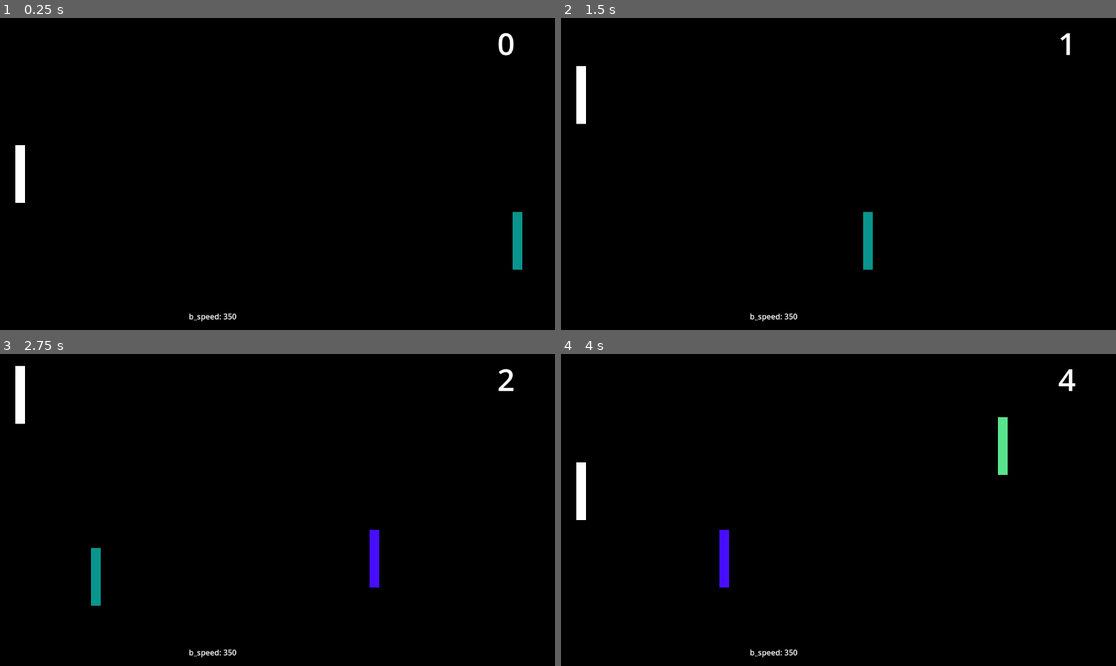
Above: before the commit, frames 1-4 (two rows, left to right).
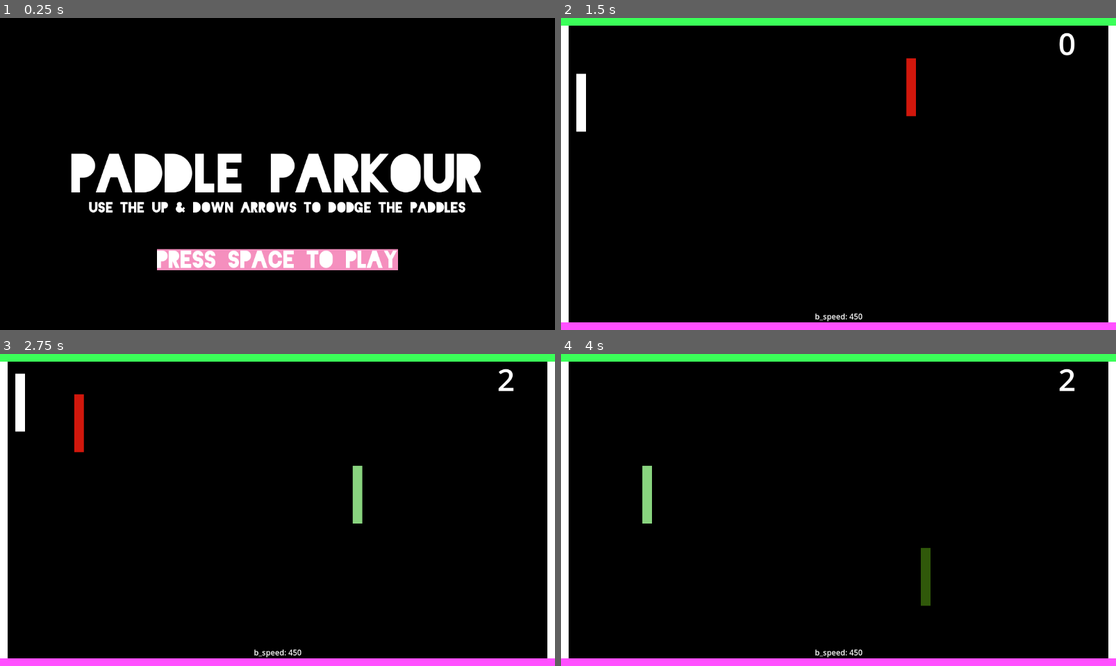
Above: after the commit, the same moments.

Repository: nathanaltice/CMPM-120-Godot-Project-Repository
Game: Godot game, scene res://scenes/main.tscn
Same seed, same stepped clock (60 frames per second), same inputs: the game is played once before the commit and once after it.
Inputs:
- Up to frame 1 (0.25 s): no input
- Up to frame 2 (1.5 s): tap Space (menu_select, bound only after the commit) at 0.5 s; hold Up (paddle_up) 0.53-1.28 s; hold Down (paddle_down) from 1.28 s (still down)
- Up to frame 3 (2.75 s): release Down (paddle_down) at 2.03 s; hold Up (paddle_up) from 2.03 s (still down)
- Up to frame 4 (4 s): release Up (paddle_up) at 3.53 s; hold Down (paddle_down) from 3.53 s (still down)

The runs differ from the first frame. In frame 1, 11% of the frame differs, in the area x 2-95%, y 4-98%; in frame 2, 8.6%; in frame 3, 9.1%; in frame 4, 9.5%.

Commit message:
Paddle Parkour features
Scene switching, color-changing borders, and screen shaking implemented

Diff:
--- a/class_examples/paddle-parkour/project.godot
+++ b/class_examples/paddle-parkour/project.godot
@@ -33,6 +33,12 @@
 , Object(InputEventKey,"resource_local_to_scene":false,"resource_name":"","device":-1,"window_id":0,"alt_pressed":false …(183 unchanged characters)…
 ]
 }
+menu_select={
+"deadzone": 0.5,
+"events": [Object(InputEventKey,"resource_local_to_scene":false,"resource_name":"","device":-1,"window_id":0,"alt_pressed":false,"shift_pressed":false,"ctrl_pressed":false,"meta_pressed":false,"pressed":false,"keycode":0,"physical_keycode":32,"key_label":0,"unicode":32,"location":0,"echo":false,"script":null)
+, Object(InputEventKey,"resource_local_to_scene":false,"resource_name":"","device":-1,"window_id":0,"alt_pressed":false,"shift_pressed":false,"ctrl_pressed":false,"meta_pressed":false,"pressed":false,"keycode":0,"physical_keycode":4194309,"key_label":0,"unicode":0,"location":0,"echo":false,"script":null)
+]
+}
 
 [physics]
 
--- a/class_examples/paddle-parkour/scenes/barrier.gd
+++ b/class_examples/paddle-parkour/scenes/barrier.gd
@@ -32,7 +32,7 @@
 	barrier_speed = speed
 	# set x and (random) y-position
 	position.x = window_size.x
-	position.y = randi_range(0, window_size.y - barrier_size.y)
+	position.y = randf_range(16, window_size.y - barrier_size.y - 16)
 	# randomize color
 	var rand_color = Color(randf(), randf(), randf(), 1)
 	$ColorRect.color = rand_color
--- /dev/null
+++ b/class_examples/paddle-parkour/scenes/camera_2d.gd
@@ -0,0 +1,27 @@
+# camera shake code from 'Godot 4 Camera Shake Tutorial': https://www.youtube.com/watch?v=LGt-jjVf-ZU
+
+extends Camera2D
+
+@export var randomStrength : float = 15
+@export var shakeFade : float = 5.0
+
+var rng = RandomNumberGenerator.new()
+var shake_strength : float = 0.0
+
+
+func _ready() -> void:
+	pass
+
+
+func apply_shake():
+	shake_strength = randomStrength
+
+
+func _process(delta: float) -> void:
+	if shake_strength > 0:
+		shake_strength = lerpf(shake_strength, 0, shakeFade * delta)
+		offset = randomOffset()
+
+
+func randomOffset() -> Vector2:
+	return Vector2(rng.randf_range(-shake_strength, shake_strength), rng.randf_range(-shake_strength, shake_strength))
--- a/class_examples/paddle-parkour/scenes/main.gd
+++ b/class_examples/paddle-parkour/scenes/main.gd
@@ -1,73 +1,11 @@
 extends Node
 
 
-var window_size : Vector2
-var player_paddle : PackedScene
-var player
-var barrier_paddle : PackedScene
-@export var barrier_speed : int = 350
-@export var barrier_speed_increment : int = 25
-var survival_time : int
+var menu_scene : PackedScene
 
 
 func _ready() -> void:
-	randomize()
-
-	# get our dimensions
-	window_size = get_window().size
-
-	# preload scenes
-	player_paddle = preload("res://scenes/paddle.tscn")
-	barrier_paddle = preload("res://scenes/barrier.tscn")
-
-	# initialize game variables
-	survival_time = 0
-
-	# connect to custom signal(s)
-	Signalbus.player_death.connect(_game_over)
-
-	# start game
-	game_start()
-
-
-func _process(delta: float) -> void:
-	pass
-
-
-func game_start():
-	initialize_paddle()
-	spawn_barrier()
-	$SurvivalTimer.start()
-
-	# debug
-	$HUD/DebugBSpeed.text = "b_speed: " + str(barrier_speed)
-
-
-func _game_over():
-	print('game over')
-	$SurvivalTimer.stop()
-
-
-func initialize_paddle():
-	player = player_paddle.instantiate()
-	add_child(player)
-	player.position_paddle()
-
-
-func spawn_barrier():
-	var barrier = barrier_paddle.instantiate()
-	add_child(barrier)
-	barrier.initialize_barrier(barrier_speed)
-
-
-func _on_survival_timer_timeout() -> void:
-	# update survival time
-	survival_time += 1
-	$HUD/SurvivalTime.text = str(survival_time)
-
-	# check for barrier speed up
-	if survival_time % 5 == 0:
-		barrier_speed += barrier_speed_increment
-
-		# debug
-		$HUD/DebugBSpeed.text = "b_speed: " + str(barrier_speed)
+	# get menu scene ready
+	menu_scene = preload("res://scenes/menu.tscn")
+	var menu = menu_scene.instantiate()
+	add_child(menu)
--- a/class_examples/paddle-parkour/scenes/main.tscn
+++ b/class_examples/paddle-parkour/scenes/main.tscn
@@ -4,29 +4,3 @@
 
 [node name="Main" type="Node"]
 script = ExtResource("1_pjkq5")
-
-[node name="Background" type="ColorRect" parent="."]
-offset_right = 1152.0
-offset_bottom = 648.0
-color = Color(0, 0, 0, 1)
-
-[node name="SurvivalTimer" type="Timer" parent="."]
-
-[node name="HUD" type="CanvasLayer" parent="."]
-
-[node name="SurvivalTime" type="Label" parent="HUD"]
-offset_left = 1032.0
-offset_top = 8.0
-offset_right = 1072.0
-offset_bottom = 96.0
-theme_override_font_sizes/font_size = 64
-text = "0"
-
-[node name="DebugBSpeed" type="Label" parent="HUD"]
-offset_left = 392.0
-offset_top = 608.0
-offset_right = 460.0
-offset_bottom = 631.0
-text = "b_speed:"
-
-[connection signal="timeout" from="SurvivalTimer" to="." method="_on_survival_timer_timeout"]
--- /dev/null
+++ b/class_examples/paddle-parkour/scenes/menu.gd
@@ -0,0 +1,11 @@
+extends Node
+
+
+func _ready() -> void:
+	pass
+
+
+func _process(delta: float) -> void:
+	# handle player input
+	if Input.is_action_just_pressed("menu_select"):
+		get_tree().change_scene_to_file("res://scenes/play.tscn")	# change to play scene
--- /dev/null
+++ b/class_examples/paddle-parkour/scenes/menu.tscn
@@ -0,0 +1,73 @@
+[gd_scene load_steps=4 format=3 uid="uid://bmpgsgdjvpllc"]
+
+[ext_resource type="Script" path="res://scenes/menu.gd" id="1_i4s4w"]
+[ext_resource type="FontFile" uid="uid://cv3k2uk2li8jv" path="res://assets/type/Blackout-Midnight.ttf" id="1_kaxfx"]
+
+[sub_resource type="StyleBoxFlat" id="StyleBoxFlat_o2qr4"]
+bg_color = Color(0.959066, 0.55964, 0.744799, 1)
+
+[node name="Menu" type="Node"]
+script = ExtResource("1_i4s4w")
+
+[node name="ColorRect" type="ColorRect" parent="."]
+offset_right = 1152.0
+offset_bottom = 648.0
+color = Color(0, 0, 0, 1)
+
+[node name="Control" type="Control" parent="."]
+layout_mode = 3
+anchors_preset = 0
+offset_right = 1152.0
+offset_bottom = 648.0
+
+[node name="Title" type="Label" parent="Control"]
+layout_mode = 1
+anchors_preset = 8
+anchor_left = 0.5
+anchor_top = 0.5
+anchor_right = 0.5
+anchor_bottom = 0.5
+offset_left = -20.0
+offset_top = -11.5
+offset_right = 20.0
+offset_bottom = 11.5
+grow_horizontal = 2
+grow_vertical = 2
+theme_override_fonts/font = ExtResource("1_kaxfx")
+theme_override_font_sizes/font_size = 108
+text = "Paddle Parkour"
+
+[node name="Prompt" type="Label" parent="Control"]
+layout_mode = 1
+anchors_preset = 7
+anchor_left = 0.5
+anchor_top = 1.0
+anchor_right = 0.5
+anchor_bottom = 1.0
+offset_left = -250.0
+offset_top = -168.0
+offset_right = 250.0
+offset_bottom = -124.0
+grow_horizontal = 2
+grow_vertical = 0
+theme_override_fonts/font = ExtResource("1_kaxfx")
+theme_override_font_sizes/font_size = 48
+theme_override_styles/normal = SubResource("StyleBoxFlat_o2qr4")
+text = "Press space to play"
+
+[node name="Instructions" type="Label" parent="Control"]
+layout_mode = 1
+anchors_preset = 7
+anchor_left = 0.5
+anchor_top = 1.0
+anchor_right = 0.5
+anchor_bottom = 1.0
+offset_left = -391.5
+offset_top = -268.0
+offset_right = 391.5
+offset_bottom = -241.0
+grow_horizontal = 2
+grow_vertical = 0
+theme_override_fonts/font = ExtResource("1_kaxfx")
+theme_override_font_sizes/font_size = 30
+text = "Use the up & down arrows to dodge the paddles"
--- a/class_examples/paddle-parkour/scenes/paddle.gd
+++ b/class_examples/paddle-parkour/scenes/paddle.gd
@@ -26,7 +26,7 @@
 	move_and_collide(direction * speed * delta)
 
 	# limit player's vertical paddle position
-	position.y = clamp(position.y, 0, window_size.y - paddle_size.y)
+	position.y = clamp(position.y, 16, window_size.y - paddle_size.y - 16)
 
 
 # places player paddle at center left edge of the screen
--- /dev/null
+++ b/class_examples/paddle-parkour/scenes/play.gd
@@ -0,0 +1,80 @@
+extends Node2D
+
+var window_size : Vector2
+var player_paddle : PackedScene
+var player
+var barrier_paddle : PackedScene
+@export var barrier_speed : int = 450
+@export var barrier_speed_increment : int = 25
+var survival_time : int
+
+
+func _ready() -> void:
+	randomize()
+
+	# get our dimensions
+	window_size = get_window().size
+
+	# preload scenes
+	player_paddle = preload("res://scenes/paddle.tscn")
+	barrier_paddle = preload("res://scenes/barrier.tscn")
+
+	# initialize game variables
+	survival_time = 0
+
+	# connect to custom signal(s)
+	Signalbus.player_death.connect(_game_over)
+
+	# start game
+	game_start()
+
+
+func _process(delta: float) -> void:
+	pass
+
+
+func game_start():
+	initialize_paddle()
+	spawn_barrier()
+	$SurvivalTimer.start()
+
+	# debug
+	$HUD/DebugBSpeed.text = "b_speed: " + str(barrier_speed)
+
+
+func _game_over():
+	print('game over')
+	$SurvivalTimer.stop()
+
+
+func initialize_paddle():
+	player = player_paddle.instantiate()
+	add_child(player)
+	player.position_paddle()
+
+
+func spawn_barrier():
+	var barrier = barrier_paddle.instantiate()
+	add_child(barrier)
+	barrier.initialize_barrier(barrier_speed)
+
+
+func _on_survival_timer_timeout() -> void:
+	# update survival time
+	survival_time += 1
+	$HUD/SurvivalTime.text = str(survival_time)
+
+	# speed up and border color change every 5 seconds
+	if survival_time % 5 == 0:
+		barrier_speed += barrier_speed_increment
+		change_border_colors()
+		$Camera2D.apply_shake()
+
+		# debug
+		$HUD/DebugBSpeed.text = "b_speed: " + str(barrier_speed)
+
+
+func change_border_colors() -> void:
+	var borders = $Borders.get_children()
+	for border in borders:
+		border.color = Color(randf(), randf(), randf(), 1)
--- /dev/null
+++ b/class_examples/paddle-parkour/scenes/play.tscn
@@ -0,0 +1,70 @@
+[gd_scene load_steps=3 format=3 uid="uid://crec0yeqd4lie"]
+
+[ext_resource type="Script" path="res://scenes/play.gd" id="1_ssi51"]
+[ext_resource type="Script" path="res://scenes/camera_2d.gd" id="2_4kl5t"]
+
+[node name="Play" type="Node2D"]
+script = ExtResource("1_ssi51")
+
+[node name="Background" type="ColorRect" parent="."]
+offset_left = 8.0
+offset_top = 8.0
+offset_right = 1144.0
+offset_bottom = 640.0
+color = Color(0, 0, 0, 1)
+
+[node name="SurvivalTimer" type="Timer" parent="."]
+
+[node name="HUD" type="CanvasLayer" parent="."]
+
+[node name="SurvivalTime" type="Label" parent="HUD"]
+offset_left = 1032.0
+offset_top = 8.0
+offset_right = 1072.0
+offset_bottom = 96.0
+theme_override_font_sizes/font_size = 64
+text = "0"
+
+[node name="DebugBSpeed" type="Label" parent="HUD"]
+anchors_preset = 7
+anchor_left = 0.5
+anchor_top = 1.0
+anchor_right = 0.5
+anchor_bottom = 1.0
+offset_left = -34.0
+offset_top = -40.0
+offset_right = 34.0
+offset_bottom = -17.0
+grow_horizontal = 2
+grow_vertical = 0
+text = "b_speed:"
+
+[node name="Borders" type="Node" parent="."]
+
+[node name="ColorBorder" type="ColorRect" parent="Borders"]
+offset_left = -24.0
+offset_right = 16.0
+offset_bottom = 648.0
+
+[node name="ColorBorder2" type="ColorRect" parent="Borders"]
+offset_left = 1136.0
+offset_right = 1176.0
+offset_bottom = 648.0
+
+[node name="ColorBorder3" type="ColorRect" parent="Borders"]
+offset_top = -24.0
+offset_right = 1152.0
+offset_bottom = 16.0
+color = Color(0.231373, 1, 0.34902, 1)
+
+[node name="ColorBorder4" type="ColorRect" parent="Borders"]
+offset_top = 632.0
+offset_right = 1152.0
+offset_bottom = 672.0
+color = Color(1, 0.313726, 1, 1)
+
+[node name="Camera2D" type="Camera2D" parent="."]
+anchor_mode = 0
+script = ExtResource("2_4kl5t")
+
+[connection signal="timeout" from="SurvivalTimer" to="." method="_on_survival_timer_timeout"]
Binary file added: class_examples/paddle-parkour/assets/type/Blackout-Midnight.ttf
Not shown, added: class_examples/paddle-parkour/assets/type/Blackout-Midnight.ttf.import
